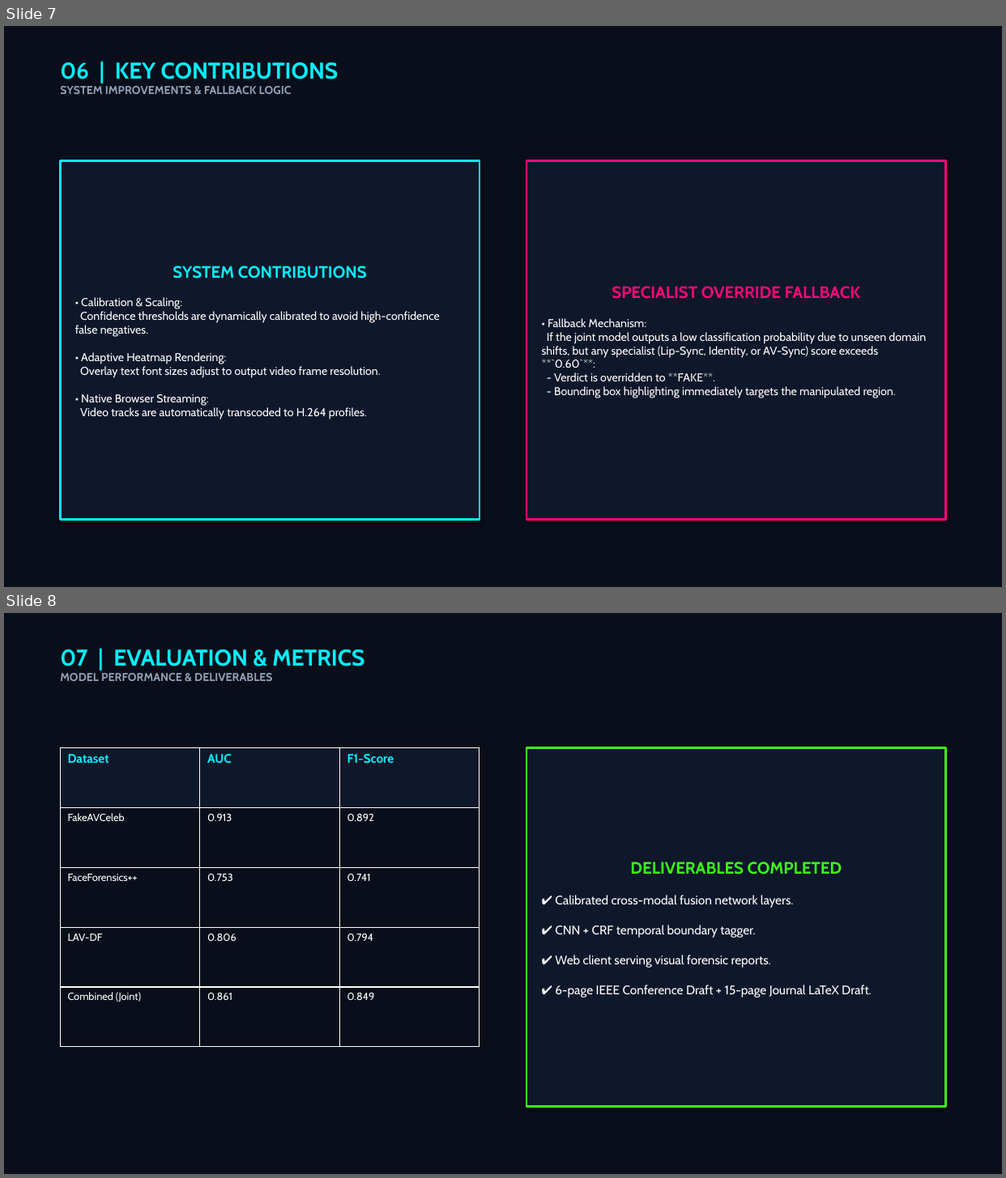
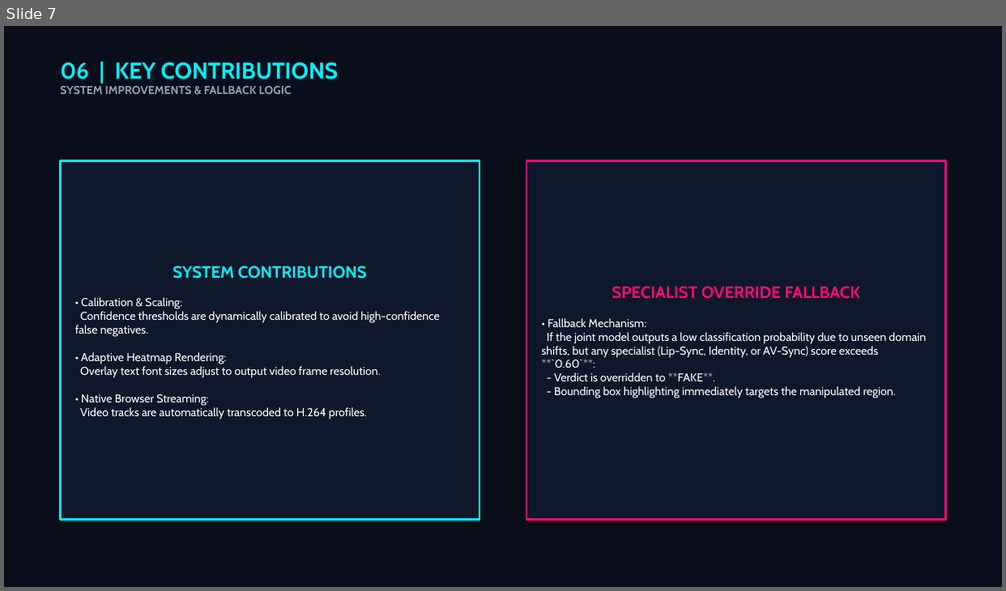
Before and after one commit to PrabhuVineeth/Multi-Modal-Deepfake-Detection-System, a slide deck: Robust_Explainable_MDDS_Presentation.pptx. Shown one above the other, each under a label of ours: slides 7 and 8 before the commit, slide 7 after it. The pictures are 1006x1178 and 1006x591 pixels, drawn with LibreOffice and Linux fonts; fonts in the diff are those of the drawing. Boxes give left, top, right and bottom in pixels: in the first picture for what was removed or moved away, otherwise in the second. Text is boxed around its words. In the diff, an @@ line names an element or a change of style, - is before the commit and + after.

Commit message:
Phase 42: Update Robust_Explainable_MDDS_Presentation.pptx with complete dataset metrics tables and project limitations slide

```diff
--- a/Robust_Explainable_MDDS_Presentation.pptx
+++ b/Robust_Explainable_MDDS_Presentation.pptx
@@ slide 8 removed at (x1=4, y1=613, x2=1002, y2=1174), background #090E1A @@
@@ text removed at (x1=60, y1=649, x2=364, y2=681) @@
-07 | EVALUATION & METRICS
-MODEL PERFORMANCE & DELIVERABLES
@@ table removed at (x1=60, y1=747, x2=480, y2=1047), 5 rows, 3 columns @@
-Dataset | AUC | F1-Score
-FakeAVCeleb | 0.913 | 0.892
-FaceForensics++ | 0.753 | 0.741
-LAV-DF | 0.806 | 0.794
-Combined (Joint) | 0.861 | 0.849
@@ rectangle removed at (x1=526, y1=747, x2=946, y2=1107) @@
-DELIVERABLES COMPLETED
-✔ Calibrated cross-modal fusion network layers.
-✔ CNN + CRF temporal boundary tagger.
-✔ Web client serving visual forensic reports.
-✔ 6-page IEEE Conference Draft + 15-page Journal LaTeX Draft.
```
Also in this commit, not shown: 1 slide changed, 2 slides added.
